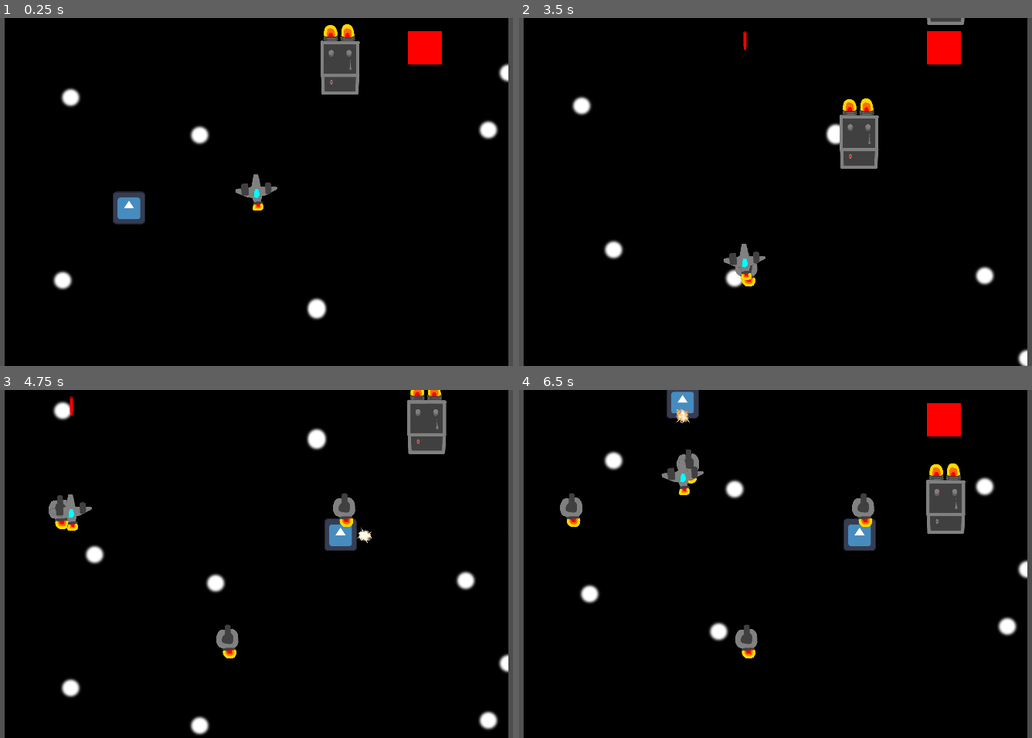
Above: before the commit, frames 1-4 (two rows, left to right).
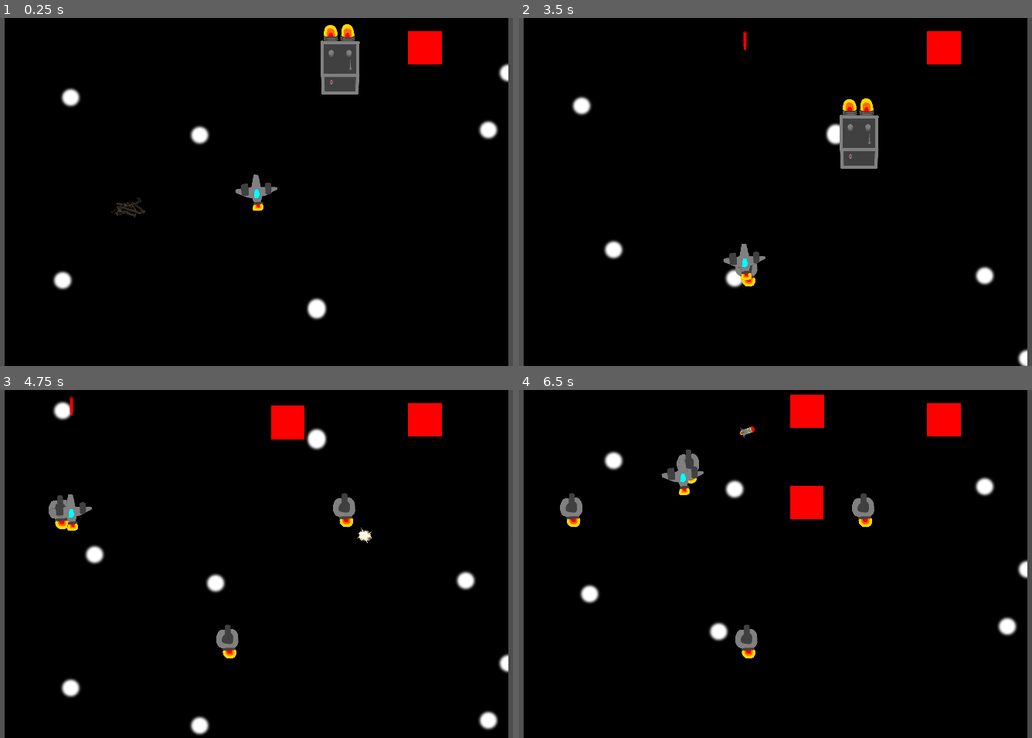
Above: after the commit, the same moments.

Repository: mykyta-bazhukhin/Cargo-Defense
Game: Godot game, scene res://Scenes/main_scene.tscn
Two runs of this game, one before a commit and one after it. Both use one fixed random seed, a clock stepped at 60 frames per second and the inputs below. The engine's default icon, where the game draws it, is replaced by a stand-in: a white triangle on a blue panel in a dark square.
Inputs (mouse positions are in pixels of both pictures, inside the frame that each line leads up to):
- Up to frame 1 (0.25 s): no input
- Up to frame 2 (3.5 s): move the mouse to (914, 174) at 0.52 s; tap 1 (Place tower 1) at 0.6, 2.3, 2.85 s; tap 2 (Place tower 2) at 0.8, 1.35, 3.05 s; move the mouse to (652, 209) at 1.27 s; tap 3 (Place tower 3) at 1.55, 2.1 s; move the mouse to (837, 115) at 2.02 s; move the mouse to (744, 261) at 2.77 s
- Up to frame 3 (4.75 s): move the mouse to (441, 616) at 3.52 s; tap 2 (Place tower 2) at 3.6 s; tap 3 (Place tower 3) at 3.8, 4.35 s; move the mouse to (71, 511) at 4.27 s; tap 1 (Place tower 1) at 4.55 s
- Up to frame 4 (6.5 s): move the mouse to (806, 564) at 5.02 s; tap L (give_scrap) at 5.1 s; tap 2 (Place tower 2) at 5.3 s; move the mouse to (683, 477) at 5.77 s; tap 1 (Place tower 1) at 5.85 s; tap 3 (Place tower 3) at 6.05 s

The runs differ from the first frame. In frame 1, 0.6% of the frame differs, in the area x 21-55%, y 44-60%; in frame 2, 0.1%; in frame 3, 2.5%; in frame 4, 3.8%, in the area x 28-88%, y 0-47%.

Commit message:
renamed files for cosnsitency improved overall code and gave scrap a sprite

Diff:
--- a/Scenes/carrier_enemy.tscn
+++ b/Scenes/enemy_carrier.tscn
@@ -1,13 +1,13 @@
 [gd_scene load_steps=5 format=3 uid="uid://8wvnca1fk8vn"]
 
-[ext_resource type="Script" path="res://Scenes/Carrier_enemy.gd" id="1_1rqxh"]
-[ext_resource type="Texture2D" uid="uid://bghnejhdf25fb" path="res://Sprites/Enemies/carrier enemy.png" id="2_44jf4"]
+[ext_resource type="Script" path="res://Scenes/enemy_carrier.gd" id="1_whdus"]
+[ext_resource type="Texture2D" uid="uid://bghnejhdf25fb" path="res://Sprites/Enemies/carrier enemy.png" id="2_afd4p"]
 
 [sub_resource type="SpriteFrames" id="SpriteFrames_27a55"]
 animations = [{
 "frames": [{
 "duration": 1.0,
-"texture": ExtResource("2_44jf4")
+"texture": ExtResource("2_afd4p")
 }],
 "loop": true,
 "name": &"default",
@@ -17,10 +17,10 @@
 [sub_resource type="RectangleShape2D" id="RectangleShape2D_thnb3"]
 size = Vector2(90, 141)
 
-[node name="Carrier_enemy" type="CharacterBody2D" groups=["Enemies"]]
+[node name="EnemyCarrier" type="CharacterBody2D" groups=["Enemies"]]
 collision_layer = 2
 collision_mask = 20
-script = ExtResource("1_1rqxh")
+script = ExtResource("1_whdus")
 
 [node name="Sprite2D" type="AnimatedSprite2D" parent="."]
 position = Vector2(0, -6)
--- a/Scenes/placeholder_enemy.tscn
+++ b/Scenes/enemy_placeholder.tscn
@@ -1,6 +1,6 @@
 [gd_scene load_steps=5 format=3 uid="uid://dqgb78b8utrq1"]
 
-[ext_resource type="Script" path="res://Scenes/placeholder_enemy.gd" id="1_o2cus"]
+[ext_resource type="Script" path="res://Scenes/enemy_placeholder.gd" id="1_hickm"]
 
 [sub_resource type="Gradient" id="Gradient_xr5y4"]
 colors = PackedColorArray(1, 0, 0, 1, 1, 0, 0, 1)
@@ -11,10 +11,10 @@
 [sub_resource type="RectangleShape2D" id="RectangleShape2D_fn7gc"]
 size = Vector2(74, 73)
 
-[node name="placeholder_enemy" type="CharacterBody2D" groups=["Enemies"]]
+[node name="EnemyPlaceholder" type="CharacterBody2D" groups=["Enemies"]]
 collision_layer = 2
 collision_mask = 20
-script = ExtResource("1_o2cus")
+script = ExtResource("1_hickm")
 
 [node name="Sprite2D" type="Sprite2D" parent="."]
 position = Vector2(-1.78814e-07, -2.32458e-06)
--- a/Scenes/laser.tscn
+++ b/Scenes/laser.tscn
@@ -6,7 +6,7 @@
 [sub_resource type="RectangleShape2D" id="RectangleShape2D_w271p"]
 size = Vector2(9, 42)
 
-[node name="laser" type="Area2D"]
+[node name="Laser" type="Area2D"]
 collision_layer = 16
 collision_mask = 134
 script = ExtResource("1_enokt")
--- a/Scenes/main_scene.gd
+++ b/Scenes/main_scene.gd
@@ -2,65 +2,65 @@
 
 var tower1_cost
 
-var laser_scene = preload("res://Scenes/laser.tscn")
-var rocket_scene = preload("res://Scenes/rocket.tscn")
-var tower_sample_scene = preload("res://Scenes/tower_sample.tscn")
-var scrap_scene = preload("res://Scenes/scrap.tscn")
-var enemy_sample_scene = preload("res://Scenes/placeholder_enemy.tscn")
-var carrier_enemy = preload("res://Scenes/carrier_enemy.tscn")
-var tower_sample_projectile_scene = preload("res://Scenes/tower_sample_projectile.tscn")
+var LaserScene = preload("res://Scenes/laser.tscn")
+var RocketScene = preload("res://Scenes/rocket.tscn")
+var TowerSampleScene = preload("res://Scenes/tower_sample.tscn")
+var ScrapScene = preload("res://Scenes/scrap.tscn")
+var EnemySampleScene = preload("res://Scenes/enemy_placeholder.tscn")
+var EnemyCarrierScene = preload("res://Scenes/enemy_carrier.tscn")
+var TowerSampleProjectileScene = preload("res://Scenes/tower_sample_projectile.tscn")
 
 var tower_selection_array: Array = [null,null,null]
-var enemy_list: Array = [enemy_sample_scene, carrier_enemy]
+var enemy_list: Array = [EnemySampleScene, EnemyCarrierScene]
 var tower_points_array: Array
 
 func _ready():
-	tower_points_array = $Tower_points.get_children()
+	tower_points_array = $TowerPoints.get_children()
 	#for i in $Tower_points.get_child_count():
 	#	tower_points_array.append($Tower_points.get_child(i).get_children()) #appends each row's children to one array
-	tower_selection_array[0] = tower_sample_scene
+	tower_selection_array[0] = TowerSampleScene
 	var tower1 = tower_selection_array[0].instantiate() #tower needs to instantiate to be able to acess cost for if states
 	# could be solved by giving each tower its unique cost in global code
 	tower1_cost = tower1.cost
 func _on_shoot_turret(pos):
-	var ball = tower_sample_projectile_scene.instantiate()
+	var ball = TowerSampleProjectileScene.instantiate()
 	ball.position = pos
 	$Projectiles.add_child(ball)
 
-func pythagrean_therom(var1, var2): #returns the result of a pathagreon therom(distance) between 2 variables
-	return sqrt(pow(var1.position.x-var2.position.x, 2) + pow(var1.position.y-var2.position.y, 2))
+#func pythagrean_therom(var1, var2): #returns the result of a pathagreon therom(distance) between 2 variables
+	#return sqrt(pow(var1.position.x-var2.position.x, 2) + pow(var1.position.y-var2.position.y, 2))
 
 func _process(_delta):
-	#tower selection code
+	#NOTE: tower selection code
 	if (Input.is_action_just_pressed("Place tower 1") and tower_selection_array[0] != null and tower1_cost <= Global.scrap):
 		#print("sapwn")
 		FIND_POINT_spawn_tower_approach_point(0)
 	if (Input.is_action_just_pressed("Place tower 2") and tower_selection_array[1] != null and tower_selection_array[1].cost <= Global.scrap):
 		var tower = tower_selection_array[1].instantiate() #fix these two to use select tower func
-		tower.position = $Space_plane.position
+		tower.position = $SpacePlane.position
 		tower.connect("shoot_turret", _on_shoot_turret)
 		$Towers.add_child(tower)
 	if (Input.is_action_just_pressed("Place tower 3") and tower_selection_array[2] != null and tower_selection_array[2].cost <= Global.scrap):
 		var tower = tower_selection_array[2].instantiate()
-		tower.position = $Space_plane.position
+		tower.position = $SpacePlane.position
 		tower.connect("shoot_turret", _on_shoot_turret)
 		$Towers.add_child(tower)
 
-	#debug code
+	#NOTE: debug code
 	if (Input.is_action_just_pressed("give_scrap")):
 		Global.scrap += 1
-
+#NOTE: tower placing code
 func FIND_POINT_spawn_tower_approach_point(num: int):
 	'''this is a super function, a big function that has been split up into three parts
 	with capital letter denoting what happens in the function'''
 	var final_min_point_position: Vector2
 	# first finding the closest row of points to the turret
 	var min_dist_point = tower_points_array[0]
-	var min_dist = pythagrean_therom(tower_points_array[0], $Space_plane)
+	var min_dist = tower_points_array[0].position.distance_to($SpacePlane.position)
 	var cur_dist = 0
 	for i in tower_points_array.size():
 		#if (tower_points_array[i].is_in_group("Not Occupied")):
-		cur_dist = pythagrean_therom(tower_points_array[i], $Space_plane)
+		cur_dist = tower_points_array[i].position.distance_to($SpacePlane.position)
 		#print(str(pythagrean_therom(tower_points_array[i], tower)) + " " + str(i))
 		if (cur_dist <= min_dist):
 			min_dist = cur_dist
@@ -74,7 +74,7 @@
 		print("postiion occupied")
 func find_point_SPAWN_TOWER_approach_point(num: int, min_pos):
 	var tower = tower_selection_array[num].instantiate()
-	tower.position = $Space_plane.position
+	tower.position = $SpacePlane.position
 	print(tower.position)
 	tower.connect("shoot_turret", _on_shoot_turret)
 	$Towers.add_child(tower)
@@ -93,31 +93,30 @@
 	enemy.speed = 100
 
 func _on_enemy_dead(pos, val):
-
-	var scrap = scrap_scene.instantiate()
+	var scrap = ScrapScene.instantiate()
 	scrap.value = val
 	scrap.position = pos
 	$Scraps.add_child(scrap)
 
 func _on_space_plane_shoot_primary(pos):
-	var laser = laser_scene.instantiate()
+	var laser = LaserScene.instantiate()
 	laser.position = pos
 	$Projectiles.add_child(laser)
 
 
 func _on_space_plane_shoot_secondary(pos):
-	var rocket = rocket_scene.instantiate()
+	var rocket = RocketScene.instantiate()
 	rocket.position = pos
 	$Projectiles.add_child(rocket)
 
-
-func _on_carrier_enemy_enemy_dead(pos, val):
-	#print("recieving")
-	var scrap = scrap_scene.instantiate()
-	scrap.value = val
-	scrap.position = pos
-	$Scraps.add_child(scrap)
-
+#
+#func _on_carrier_enemy_enemy_dead(pos, val):
+#	#print("recieving")
+#	var scrap = scrap_scene.instantiate()
+#	scrap.value = val
+#	scrap.position = pos
+#	$Scraps.add_child(scrap)
+#
 
 
 func _on_test_timer_timeout():
--- a/Scenes/main_scene.tscn
+++ b/Scenes/main_scene.tscn
@@ -2,15 +2,15 @@
 
 [ext_resource type="PackedScene" uid="uid://c0012itq3obpx" path="res://Scenes/space_plane.tscn" id="1_7xmnw"]
 [ext_resource type="Script" path="res://Scenes/main_scene.gd" id="1_kqybl"]
-[ext_resource type="PackedScene" uid="uid://dqgb78b8utrq1" path="res://Scenes/placeholder_enemy.tscn" id="3_awf75"]
+[ext_resource type="PackedScene" uid="uid://dqgb78b8utrq1" path="res://Scenes/enemy_placeholder.tscn" id="3_awf75"]
 [ext_resource type="PackedScene" uid="uid://cgun2rd46use7" path="res://Scenes/space_background.tscn" id="4_5wkpi"]
-[ext_resource type="PackedScene" uid="uid://8wvnca1fk8vn" path="res://Scenes/carrier_enemy.tscn" id="4_q3g4c"]
+[ext_resource type="PackedScene" uid="uid://8wvnca1fk8vn" path="res://Scenes/enemy_carrier.tscn" id="4_q3g4c"]
 [ext_resource type="PackedScene" uid="uid://ckid8lcbw8o7o" path="res://Scenes/border.tscn" id="6_kli11"]
 [ext_resource type="PackedScene" uid="uid://cvaj8nq8r3h0r" path="res://Scenes/border_h.tscn" id="7_xd2ry"]
 [ext_resource type="PackedScene" uid="uid://cx4rijcoi4yip" path="res://Scenes/scrap.tscn" id="8_07lw2"]
 [ext_resource type="PackedScene" uid="uid://c4eb8ftogdhv2" path="res://Scenes/tower_sample_projectile.tscn" id="9_vo715"]
 
-[node name="Main_scene" type="Node2D"]
+[node name="MainScene" type="Node2D"]
 script = ExtResource("1_kqybl")
 
 [node name="Camera2D" type="Camera2D" parent="."]
@@ -37,8 +37,8 @@
 unique_name_in_owner = true
 metadata/_edit_lock_ = true
 
-[node name="Space_plane" parent="." instance=ExtResource("1_7xmnw")]
-position = Vector2(672, 480)
+[node name="SpacePlane" parent="." instance=ExtResource("1_7xmnw")]
+position = Vector2(680, 632)
 
 [node name="Borders" type="Node2D" parent="."]
 position = Vector2(797, -39)
@@ -56,151 +56,151 @@
 [node name="BorderH2" parent="Borders" instance=ExtResource("7_xd2ry")]
 collision_mask = 49
 
-[node name="Tower_points" type="Node2D" parent="."]
+[node name="TowerPoints" type="Node2D" parent="."]
 metadata/_edit_lock_ = true
 
-[node name="Marker2D5" type="Marker2D" parent="Tower_points" groups=["Not Occupied"]]
+[node name="Marker2D5" type="Marker2D" parent="TowerPoints" groups=["Not Occupied"]]
 position = Vector2(232, 640)
 
-[node name="Marker2D2" type="Marker2D" parent="Tower_points" groups=["Not Occupied"]]
+[node name="Marker2D2" type="Marker2D" parent="TowerPoints" groups=["Not Occupied"]]
 position = Vector2(488, 640)
 
-[node name="Marker2D6" type="Marker2D" parent="Tower_points" groups=["Not Occupied"]]
+[node name="Marker2D6" type="Marker2D" parent="TowerPoints" groups=["Not Occupied"]]
 position = Vector2(360, 640)
 
-[node name="Marker2D7" type="Marker2D" parent="Tower_points" groups=["Not Occupied"]]
+[node name="Marker2D7" type="Marker2D" parent="TowerPoints" groups=["Not Occupied"]]
 position = Vector2(872, 640)
 
-[node name="Marker2D9" type="Marker2D" parent="Tower_points" groups=["Not Occupied"]]
+[node name="Marker2D9" type="Marker2D" parent="TowerPoints" groups=["Not Occupied"]]
 position = Vector2(744, 640)
 
-[node name="Marker2D11" type="Marker2D" parent="Tower_points" groups=["Not Occupied"]]
+[node name="Marker2D11" type="Marker2D" parent="TowerPoints" groups=["Not Occupied"]]
 position = Vector2(616, 640)
 
-[node name="Marker2D12" type="Marker2D" parent="Tower_points" groups=["Not Occupied"]]
+[node name="Marker2D12" type="Marker2D" parent="TowerPoints" groups=["Not Occupied"]]
 position = Vector2(1128, 640)
 
-[node name="Marker2D14" type="Marker2D" parent="Tower_points" groups=["Not Occupied"]]
+[node name="Marker2D14" type="Marker2D" parent="TowerPoints" groups=["Not Occupied"]]
 position = Vector2(1000, 640)
 
-[node name="Marker2D3" type="Marker2D" parent="Tower_points" groups=["Not Occupied"]]
+[node name="Marker2D3" type="Marker2D" parent="TowerPoints" groups=["Not Occupied"]]
 position = Vector2(488, 544)
 
-[node name="Marker2D8" type="Marker2D" parent="Tower_points" groups=["Not Occupied"]]
+[node name="Marker2D8" type="Marker2D" parent="TowerPoints" groups=["Not Occupied"]]
 position = Vector2(232, 544)
 
-[node name="Marker2D10" type="Marker2D" parent="Tower_points" groups=["Not Occupied"]]
+[node name="Marker2D10" type="Marker2D" parent="TowerPoints" groups=["Not Occupied"]]
 position = Vector2(360, 544)
 
-[node name="Marker2D13" type="Marker2D" parent="Tower_points" groups=["Not Occupied"]]
+[node name="Marker2D13" type="Marker2D" parent="TowerPoints" groups=["Not Occupied"]]
 position = Vector2(872, 544)
 
-[node name="Marker2D15" type="Marker2D" parent="Tower_points" groups=["Not Occupied"]]
+[node name="Marker2D15" type="Marker2D" parent="TowerPoints" groups=["Not Occupied"]]
 position = Vector2(744, 544)
 
-[node name="Marker2D16" type="Marker2D" parent="Tower_points" groups=["Not Occupied"]]
+[node name="Marker2D16" type="Marker2D" parent="TowerPoints" groups=["Not Occupied"]]
 position = Vector2(616, 544)
 
-[node name="Marker2D17" type="Marker2D" parent="Tower_points" groups=["Not Occupied"]]
+[node name="Marker2D17" type="Marker2D" parent="TowerPoints" groups=["Not Occupied"]]
 position = Vector2(1128, 544)
 
-[node name="Marker2D18" type="Marker2D" parent="Tower_points" groups=["Not Occupied"]]
+[node name="Marker2D18" type="Marker2D" parent="TowerPoints" groups=["Not Occupied"]]
 position = Vector2(1000, 544)
 
-[node name="Marker2D4" type="Marker2D" parent="Tower_points" groups=["Not Occupied"]]
+[node name="Marker2D4" type="Marker2D" parent="TowerPoints" groups=["Not Occupied"]]
 position = Vector2(488, 448)
 
-[node name="Marker2D19" type="Marker2D" parent="Tower_points" groups=["Not Occupied"]]
+[node name="Marker2D19" type="Marker2D" parent="TowerPoints" groups=["Not Occupied"]]
 position = Vector2(232, 448)
 
-[node name="Marker2D20" type="Marker2D" parent="Tower_points" groups=["Not Occupied"]]
+[node name="Marker2D20" type="Marker2D" parent="TowerPoints" groups=["Not Occupied"]]
 position = Vector2(360, 448)
 
-[node name="Marker2D21" type="Marker2D" parent="Tower_points" groups=["Not Occupied"]]
+[node name="Marker2D21" type="Marker2D" parent="TowerPoints" groups=["Not Occupied"]]
 position = Vector2(872, 448)
 
-[node name="Marker2D22" type="Marker2D" parent="Tower_points" groups=["Not Occupied"]]
+[node name="Marker2D22" type="Marker2D" parent="TowerPoints" groups=["Not Occupied"]]
 position = Vector2(744, 448)
 
-[node name="Marker2D23" type="Marker2D" parent="Tower_points" groups=["Not Occupied"]]
+[node name="Marker2D23" type="Marker2D" parent="TowerPoints" groups=["Not Occupied"]]
 position = Vector2(616, 448)
 
-[node name="Marker2D24" type="Marker2D" parent="Tower_points" groups=["Not Occupied"]]
+[node name="Marker2D24" type="Marker2D" parent="TowerPoints" groups=["Not Occupied"]]
 position = Vector2(1128, 448)
 
-[node name="Marker2D25" type="Marker2D" parent="Tower_points" groups=["Not Occupied"]]
+[node name="Marker2D25" type="Marker2D" parent="TowerPoints" groups=["Not Occupied"]]
 position = Vector2(1000, 448)
 
-[node name="Marker2D26" type="Marker2D" parent="Tower_points" groups=["Not Occupied"]]
+[node name="Marker2D26" type="Marker2D" parent="TowerPoints" groups=["Not Occupied"]]
 position = Vector2(488, 352)
 
-[node name="Marker2D27" type="Marker2D" parent="Tower_points" groups=["Not Occupied"]]
+[node name="Marker2D27" type="Marker2D" parent="TowerPoints" groups=["Not Occupied"]]
 position = Vector2(232, 352)
 
-[node name="Marker2D28" type="Marker2D" parent="Tower_points" groups=["Not Occupied"]]
+[node name="Marker2D28" type="Marker2D" parent="TowerPoints" groups=["Not Occupied"]]
 position = Vector2(360, 352)
 
-[node name="Marker2D29" type="Marker2D" parent="Tower_points" groups=["Not Occupied"]]
+[node name="Marker2D29" type="Marker2D" parent="TowerPoints" groups=["Not Occupied"]]
 position = Vector2(872, 352)
 
-[node name="Marker2D30" type="Marker2D" parent="Tower_points" groups=["Not Occupied"]]
+[node name="Marker2D30" type="Marker2D" parent="TowerPoints" groups=["Not Occupied"]]
 position = Vector2(744, 352)
 
-[node name="Marker2D31" type="Marker2D" parent="Tower_points" groups=["Not Occupied"]]
+[node name="Marker2D31" type="Marker2D" parent="TowerPoints" groups=["Not Occupied"]]
 position = Vector2(616, 352)
 
-[node name="Marker2D32" type="Marker2D" parent="Tower_points" groups=["Not Occupied"]]
+[node name="Marker2D32" type="Marker2D" parent="TowerPoints" groups=["Not Occupied"]]
 position = Vector2(1128, 352)
 
-[node name="Marker2D33" type="Marker2D" parent="Tower_points" groups=["Not Occupied"]]
+[node name="Marker2D33" type="Marker2D" parent="TowerPoints" groups=["Not Occupied"]]
 position = Vector2(1000, 352)
 
-[node name="Marker2D34" type="Marker2D" parent="Tower_points" groups=["Not Occupied"]]
+[node name="Marker2D34" type="Marker2D" parent="TowerPoints" groups=["Not Occupied"]]
 position = Vector2(488, 256)
 
-[node name="Marker2D35" type="Marker2D" parent="Tower_points" groups=["Not Occupied"]]
+[node name="Marker2D35" type="Marker2D" parent="TowerPoints" groups=["Not Occupied"]]
 position = Vector2(232, 256)
 
-[node name="Marker2D36" type="Marker2D" parent="Tower_points" groups=["Not Occupied"]]
+[node name="Marker2D36" type="Marker2D" parent="TowerPoints" groups=["Not Occupied"]]
 position = Vector2(360, 256)
 
-[node name="Marker2D37" type="Marker2D" parent="Tower_points" groups=["Not Occupied"]]
+[node name="Marker2D37" type="Marker2D" parent="TowerPoints" groups=["Not Occupied"]]
 position = Vector2(872, 256)
 
-[node name="Marker2D38" type="Marker2D" parent="Tower_points" groups=["Not Occupied"]]
+[node name="Marker2D38" type="Marker2D" parent="TowerPoints" groups=["Not Occupied"]]
 position = Vector2(744, 256)
 
-[node name="Marker2D39" type="Marker2D" parent="Tower_points" groups=["Not Occupied"]]
+[node name="Marker2D39" type="Marker2D" parent="TowerPoints" groups=["Not Occupied"]]
 position = Vector2(616, 256)
 
-[node name="Marker2D40" type="Marker2D" parent="Tower_points" groups=["Not Occupied"]]
+[node name="Marker2D40" type="Marker2D" parent="TowerPoints" groups=["Not Occupied"]]
 position = Vector2(1128, 256)
 
-[node name="Marker2D41" type="Marker2D" parent="Tower_points" groups=["Not Occupied"]]
+[node name="Marker2D41" type="Marker2D" parent="TowerPoints" groups=["Not Occupied"]]
 position = Vector2(1000, 256)
 
-[node name="Marker2D42" type="Marker2D" parent="Tower_points" groups=["Not Occupied"]]
+[node name="Marker2D42" type="Marker2D" parent="TowerPoints" groups=["Not Occupied"]]
 position = Vector2(488, 160)
 
-[node name="Marker2D43" type="Marker2D" parent="Tower_points" groups=["Not Occupied"]]
+[node name="Marker2D43" type="Marker2D" parent="TowerPoints" groups=["Not Occupied"]]
 position = Vector2(232, 160)
 
-[node name="Marker2D44" type="Marker2D" parent="Tower_points" groups=["Not Occupied"]]
+[node name="Marker2D44" type="Marker2D" parent="TowerPoints" groups=["Not Occupied"]]
 position = Vector2(360, 160)
 
-[node name="Marker2D45" type="Marker2D" parent="Tower_points" groups=["Not Occupied"]]
+[node name="Marker2D45" type="Marker2D" parent="TowerPoints" groups=["Not Occupied"]]
 position = Vector2(872, 160)
 
-[node name="Marker2D46" type="Marker2D" parent="Tower_points" groups=["Not Occupied"]]
+[node name="Marker2D46" type="Marker2D" parent="TowerPoints" groups=["Not Occupied"]]
 position = Vector2(744, 160)
 
-[node name="Marker2D47" type="Marker2D" parent="Tower_points" groups=["Not Occupied"]]
+[node name="Marker2D47" type="Marker2D" parent="TowerPoints" groups=["Not Occupied"]]
 position = Vector2(616, 160)
 
-[node name="Marker2D48" type="Marker2D" parent="Tower_points" groups=["Not Occupied"]]
+[node name="Marker2D48" type="Marker2D" parent="TowerPoints" groups=["Not Occupied"]]
 position = Vector2(1128, 160)
 
-[node name="Marker2D49" type="Marker2D" parent="Tower_points" groups=["Not Occupied"]]
+[node name="Marker2D49" type="Marker2D" parent="TowerPoints" groups=["Not Occupied"]]
 position = Vector2(1000, 160)
 
 [node name="Scrap" parent="." instance=ExtResource("8_07lw2")]
@@ -211,8 +211,8 @@
 autostart = true
 
 [node name="tower_sample_projectile" parent="." instance=ExtResource("9_vo715")]
-
-[connection signal="enemy_dead" from="Enemies/Carrier_enemy" to="." method="_on_carrier_enemy_enemy_dead"]
-[connection signal="shoot_primary" from="Space_plane" to="." method="_on_space_plane_shoot_primary"]
-[connection signal="shoot_secondary" from="Space_plane" to="." method="_on_space_plane_shoot_secondary"]
+position = Vector2(-72, 48)
+
+[connection signal="shoot_primary" from="SpacePlane" to="." method="_on_space_plane_shoot_primary"]
+[connection signal="shoot_secondary" from="SpacePlane" to="." method="_on_space_plane_shoot_secondary"]
 [connection signal="timeout" from="test_timer" to="." method="_on_test_timer_timeout"]
--- a/Scenes/scrap.tscn
+++ b/Scenes/scrap.tscn
@@ -1,7 +1,7 @@
 [gd_scene load_steps=4 format=3 uid="uid://cx4rijcoi4yip"]
 
-[ext_resource type="Texture2D" uid="uid://bxtubngy4e5wu" path="res://icon.svg" id="1_afnqe"]
 [ext_resource type="Script" path="res://Scenes/scrap.gd" id="1_jr64e"]
+[ext_resource type="Texture2D" uid="uid://w0gtcnbme1cb" path="res://Sprites/tf2 scrap.png" id="2_0lp0l"]
 
 [sub_resource type="CircleShape2D" id="CircleShape2D_ml5xg"]
 radius = 32.0
@@ -11,8 +11,9 @@
 script = ExtResource("1_jr64e")
 
 [node name="Sprite2D" type="Sprite2D" parent="."]
-scale = Vector2(0.5625, 0.5625)
-texture = ExtResource("1_afnqe")
+position = Vector2(1.52588e-05, 1.52588e-05)
+scale = Vector2(0.171875, 0.15625)
+texture = ExtResource("2_0lp0l")
 
 [node name="CollisionShape2D" type="CollisionShape2D" parent="."]
 shape = SubResource("CircleShape2D_ml5xg")
--- a/Scenes/space_plane.gd
+++ b/Scenes/space_plane.gd
@@ -22,7 +22,8 @@
 
 
 	var direction = (mouse_pos - position).normalized()
-	speed = sqrt(pow(position.x-mouse_pos_x, 2) + pow(position.y-mouse_pos_y, 2))*100
+	speed = position.distance_to(mouse_pos)*100
+	#speed = sqrt(pow(position.x-mouse_pos_x, 2) + pow(position.y-mouse_pos_y, 2))*100
 	velocity = direction*speed
 
 
--- a/Scenes/space_plane.tscn
+++ b/Scenes/space_plane.tscn
@@ -6,7 +6,7 @@
 [sub_resource type="RectangleShape2D" id="RectangleShape2D_g0b1i"]
 size = Vector2(93, 84)
 
-[node name="Space_plane" type="CharacterBody2D"]
+[node name="SpacePlane" type="CharacterBody2D"]
 collision_mask = 396
 script = ExtResource("1_cnvm1")
 
--- a/Scenes/tower_sample.tscn
+++ b/Scenes/tower_sample.tscn
@@ -9,7 +9,7 @@
 [sub_resource type="RectangleShape2D" id="RectangleShape2D_g5tvc"]
 size = Vector2(51, 703)
 
-[node name="tower_sample" type="CharacterBody2D" groups=["Towers"]]
+[node name="TowerSample" type="CharacterBody2D"]
 collision_layer = 64
 collision_mask = 0
 script = ExtResource("1_hl4fg")
--- a/Scenes/tower_sample_projectile.tscn
+++ b/Scenes/tower_sample_projectile.tscn
@@ -6,7 +6,7 @@
 [sub_resource type="CircleShape2D" id="CircleShape2D_pd1wk"]
 radius = 26.0768
 
-[node name="tower_sample_projectile" type="Area2D"]
+[node name="ProjectileTowerSample" type="Area2D"]
 collision_layer = 16
 collision_mask = 134
 script = ExtResource("1_2she0")
--- a/project.godot
+++ b/project.godot
@@ -12,7 +12,7 @@
 
 config/name="Cargo Defense"
 run/main_scene="res://Scenes/main_scene.tscn"
-config/features=PackedStringArray("4.1", "Forward Plus")
+config/features=PackedStringArray("4.3", "Forward Plus")
 config/icon="res://icon.svg"
 
 [autoload]
@@ -29,22 +29,22 @@
 
 "Place tower 1"={
 "deadzone": 0.5,
-"events": [Object(InputEventKey,"resource_local_to_scene":fa …(171 unchanged characters)… keycode":49,"key_label":0,"unicode":49,"echo":false,"script":null)
+"events": [Object(InputEventKey,"resource_local_to_scene":fa …(171 unchanged characters)… keycode":49,"key_label":0,"unicode":49,"location":0,"echo":false,"script":null)
 ]
 }
 "Place tower 2"={
 "deadzone": 0.5,
-"events": [Object(InputEventKey,"resource_local_to_scene":fa …(171 unchanged characters)… keycode":50,"key_label":0,"unicode":50,"echo":false,"script":null)
+"events": [Object(InputEventKey,"resource_local_to_scene":fa …(171 unchanged characters)… keycode":50,"key_label":0,"unicode":50,"location":0,"echo":false,"script":null)
 ]
 }
 "Place tower 3"={
 "deadzone": 0.5,
-"events": [Object(InputEventKey,"resource_local_to_scene":fa …(171 unchanged characters)… keycode":51,"key_label":0,"unicode":51,"echo":false,"script":null)
+"events": [Object(InputEventKey,"resource_local_to_scene":fa …(171 unchanged characters)… keycode":51,"key_label":0,"unicode":51,"location":0,"echo":false,"script":null)
 ]
 }
 give_scrap={
 "deadzone": 0.5,
-"events": [Object(InputEventKey,"resource_local_to_scene":fa …(172 unchanged characters)… eycode":76,"key_label":0,"unicode":108,"echo":false,"script":null)
+"events": [Object(InputEventKey,"resource_local_to_scene":fa …(172 unchanged characters)… eycode":76,"key_label":0,"unicode":108,"location":0,"echo":false,"script":null)
 ]
 }
 
Renamed: Scenes/Carrier_enemy.gd -> Scenes/enemy_carrier.gd
Renamed: Scenes/placeholder_enemy.gd -> Scenes/enemy_placeholder.gd
Binary file added: Sprites/tf2 scrap.png
Not shown, added: Sprites/tf2 scrap.png.import
Not shown, changed: .gitignore
